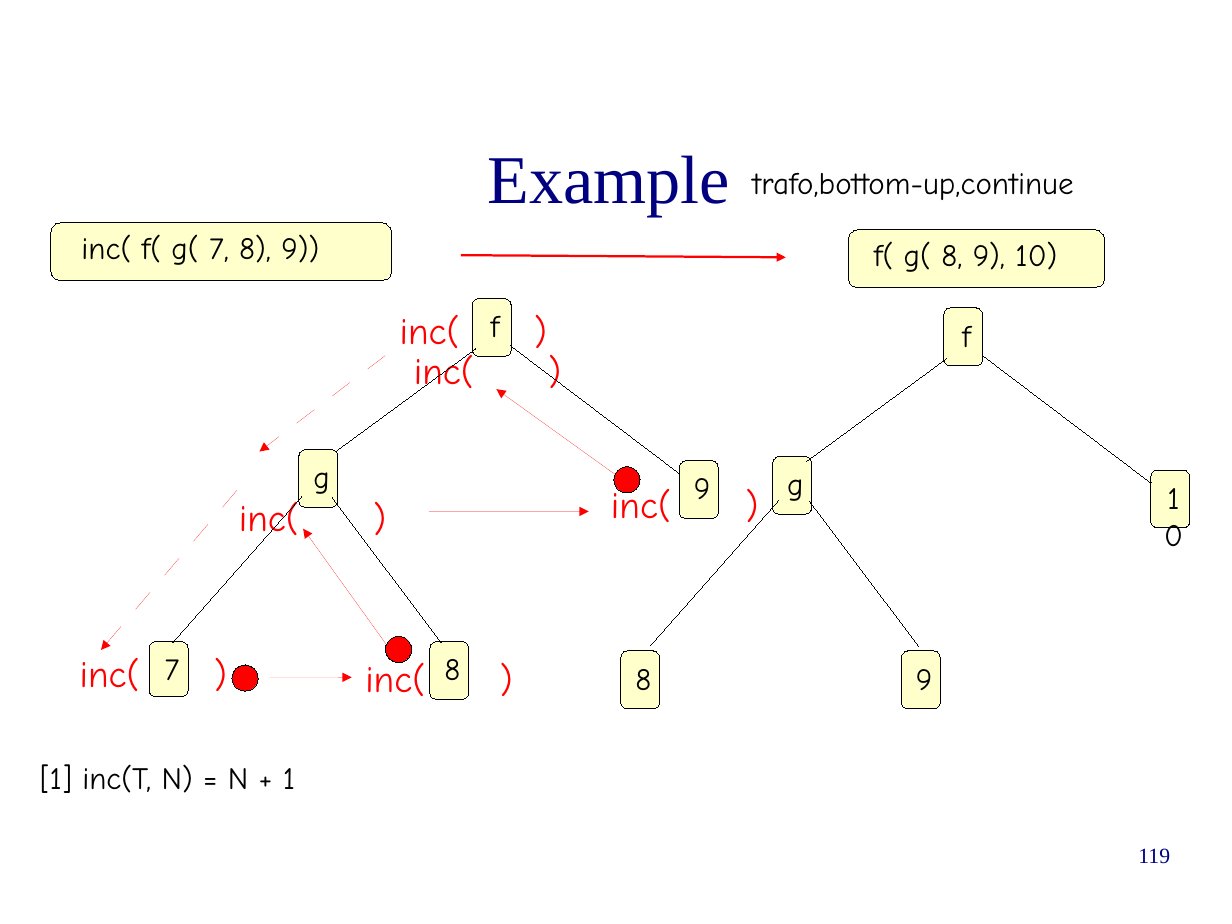
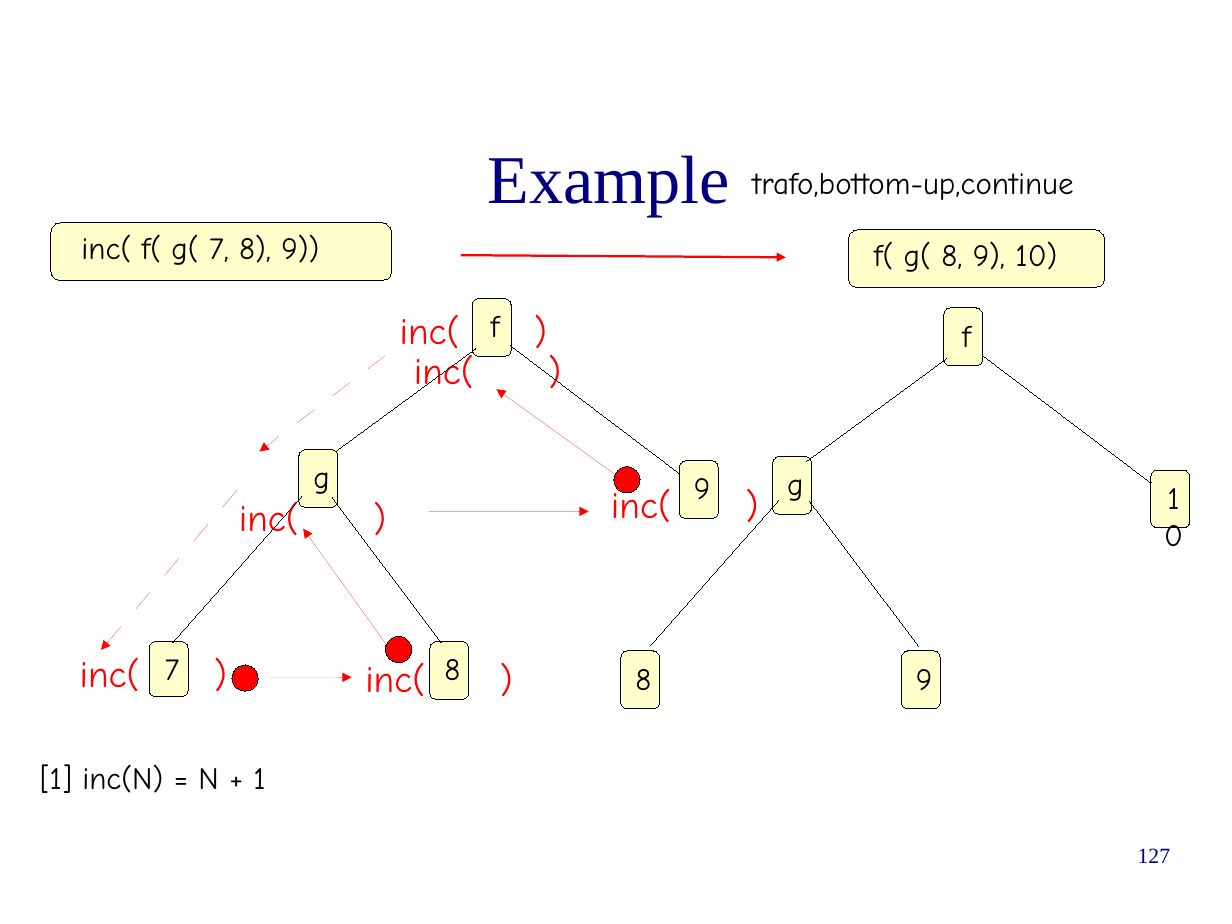
Before and after one commit to cwi-swat/meta-environment, a slide deck: slide 127 of meta-doc/extraction-transformation/6-asfsdf-intro/asfsdf-intro.odp (slide 119 before the commit). Drawn at 1232x924 pixels with LibreOffice and Linux fonts; fonts in the diff are those of the drawing; background and template pictures are left out. Boxes give left, top, right and bottom in pixels: in the first picture for what was removed or moved away, otherwise in the second. Text is boxed around its words. In the diff, an @@ line names an element or a change of style, - is before the commit and + after.

Commit message:
Fixed a number of typos and added slides on list matching and lexical constructor functions.

```diff
--- a/meta-doc/extraction-transformation/6-asfsdf-intro/asfsdf-intro.odp
+++ b/meta-doc/extraction-transformation/6-asfsdf-intro/asfsdf-intro.odp
@@ text at bbox=[40, 764, 265, 793]: text changed @@
-[1] inc(T, N) = N + 1
+[1] inc(N) = N + 1
@@ page number at bbox=[1138, 848, 1171, 863]: text changed @@
-119
+127
```
Also in this commit, not shown: 9 other slides changed, 8 slides added.
